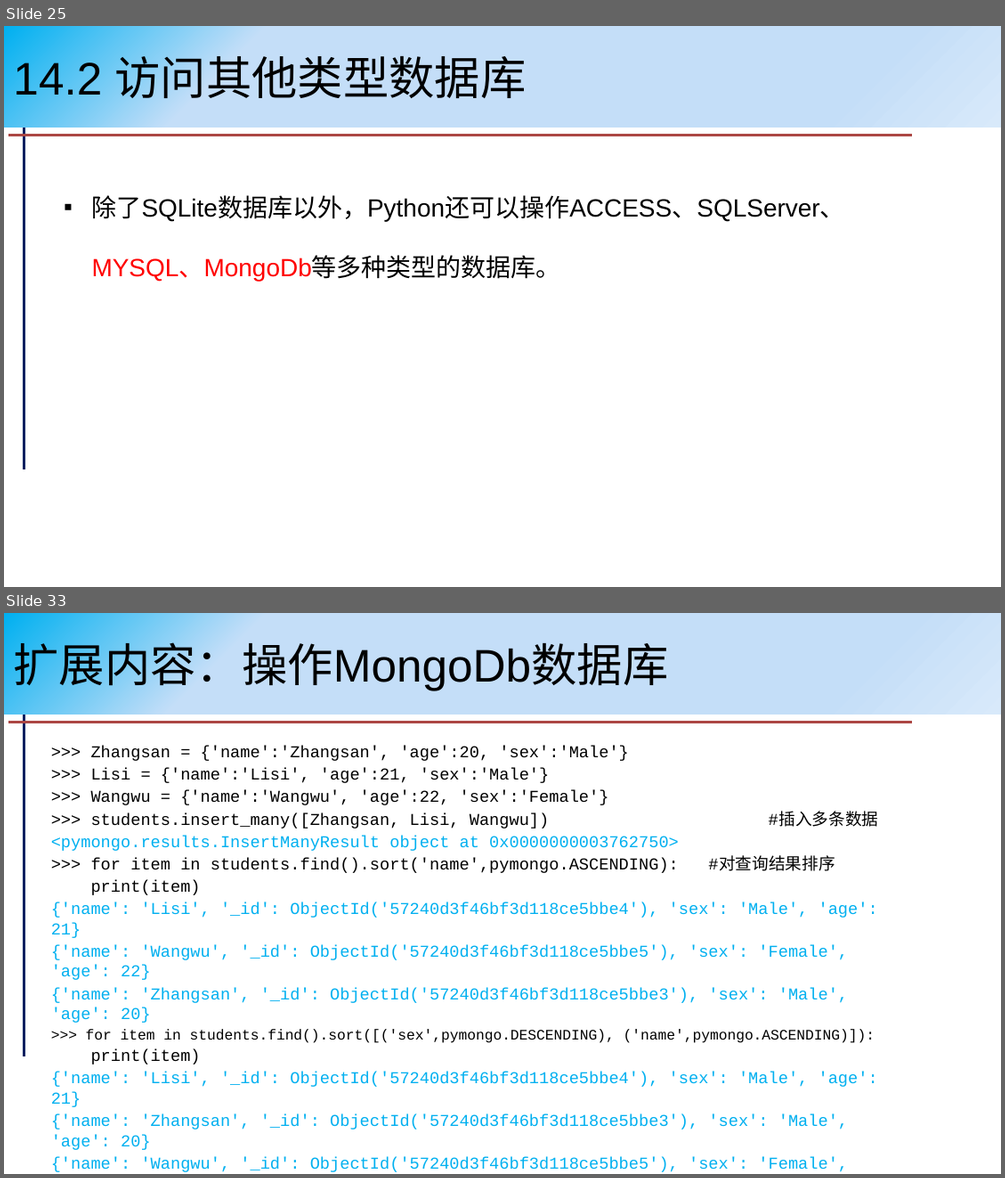
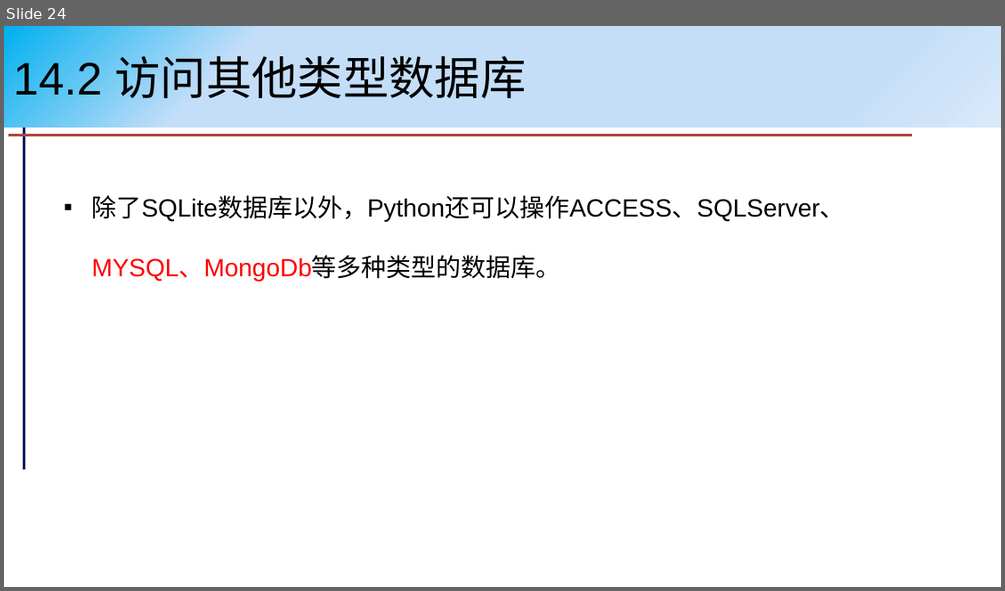
Before and after one commit to pengxj/PythonCourse, a slide deck: slides/第14章 数据库编程.pptx. Shown one above the other, each under a label of ours: slides 25 and 33 before the commit, slide 24 after it; the slides between them are not shown. The pictures are 1005x1178 and 1005x591 pixels, drawn with LibreOffice and Linux fonts; fonts in the diff are those of the drawing. Boxes give left, top, right and bottom in pixels: in the first picture for what was removed or moved away, otherwise in the second. Text is boxed around its words. In the diff, an @@ line names an element or a change of style, - is before the commit and + after.

```diff
--- a/slides/第14章 数据库编程.pptx
+++ b/slides/第14章 数据库编程.pptx
@@ slide 33 removed at (4, 613, 1001, 1174), background #FFFFFF; not listed: 2 template elements that a slide beside it also shows @@
@@ title removed at (4, 613, 1001, 714) @@
-扩展内容：操作MongoDb数据库
@@ text removed at (51, 746, 879, 1172) @@
->>> Zhangsan = {'name':'Zhangsan', 'age':20, 'sex':'Male'}
->>> Lisi = {'name':'Lisi', 'age':21, 'sex':'Male'}
->>> Wangwu = {'name':'Wangwu', 'age':22, 'sex':'Female'}
->>> students.insert_many([Zhangsan, Lisi, Wangwu]) #插入多条数据
-<pymongo.results.InsertManyResult object at 0x0000000003762750>
->>> for item in students.find().sort('name',pymongo.ASCENDING): #对查询结果排序
-print(item)
-{'name': 'Lisi', '_id': ObjectId('57240d3f46bf3d118ce5bbe4'), 'sex': 'Male', 'age': 21}
-{'name': 'Wangwu', '_id': ObjectId('57240d3f46bf3d118ce5bbe5'), 'sex': 'Female', 'age': 22}
-{'name': 'Zhangsan', '_id': ObjectId('57240d3f46bf3d118ce5bbe3'), 'sex': 'Male', 'age': 20}
->>> for item in students.find().sort([('sex',pymongo.DESCENDING), ('name',pymongo.ASCENDING)]):
-print(item)
-{'name': 'Lisi', '_id': ObjectId('57240d3f46bf3d118ce5bbe4'), 'sex': 'Male', 'age': 21}
-{'name': 'Zhangsan', '_id': ObjectId('57240d3f46bf3d118ce5bbe3'), 'sex': 'Male', 'age': 20}
-{'name': 'Wangwu', '_id': ObjectId('57240d3f46bf3d118ce5bbe5'), 'sex': 'Female', 'age': 22}
@@ what was slide 25 is now slide 24 @@
```
Also in this commit, not shown: 6 slides changed, 2 slides added, 9 other slides removed, 1 other file.
